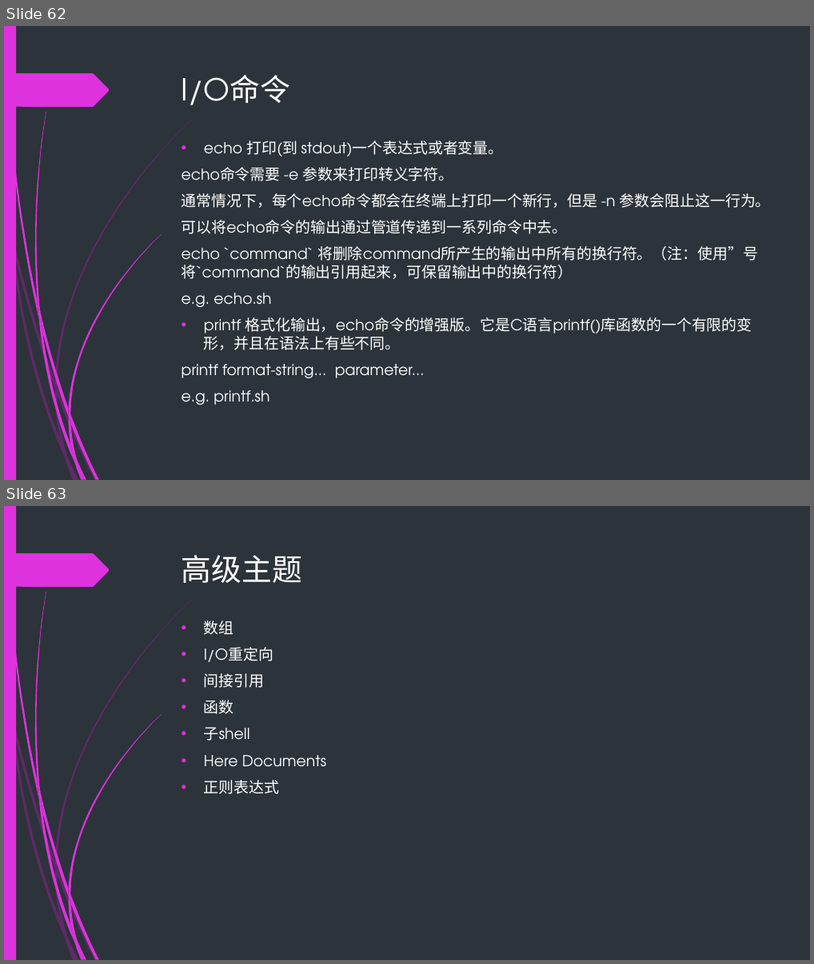
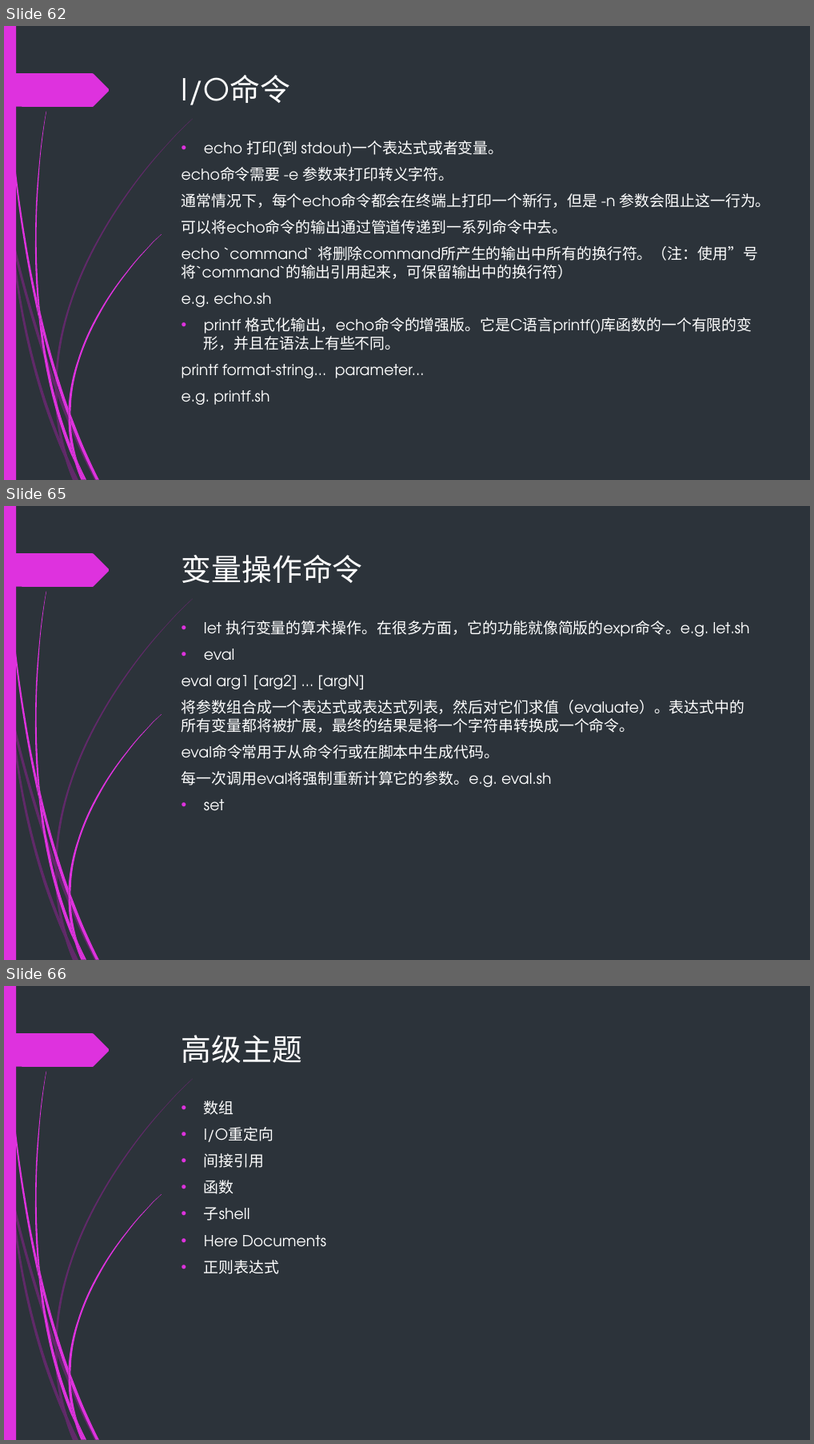
Before and after one commit to backup-ci/abs-train, a slide deck: Bash-scripting-guid.pptx. Shown one above the other, each under a label of ours: slides 62 and 63 before the commit, slides 62, 65 and 66 after it; the slides between them are not shown. The pictures are 814x964 and 814x1444 pixels, drawn with LibreOffice and Linux fonts; fonts in the diff are those of the drawing. Boxes give left, top, right and bottom in pixels: in the first picture for what was removed or moved away, otherwise in the second. Text is boxed around its words. In the diff, an @@ line names an element or a change of style, - is before the commit and + after.

```diff
--- a/Bash-scripting-guid.pptx
+++ b/Bash-scripting-guid.pptx
@@ slide 65 added at (x1=4, y1=506, x2=810, y2=960), background #2C333A; not listed: 24 template elements that a slide beside it also shows @@
@@ title added at (x1=182, y1=555, x2=363, y2=583), 36 pt, text #FFFFFF @@
+变量操作命令
@@ text added at (x1=182, y1=620, x2=750, y2=811), 18 pt, text #FFFFFF @@
+• let 执行变量的算术操作。在很多方面，它的功能就像简版的expr命令。e.g. let.sh
+• eval
+eval arg1 [arg2] ... [argN]
+将参数组合成一个表达式或表达式列表，然后对它们求值（evaluate）。表达式中的所有变量都将被扩展，最终的结果是将一个字符串转换成一个命令。
+eval命令常用于从命令行或在脚本中生成代码。
+每一次调用eval将强制重新计算它的参数。e.g. eval.sh
+• set
@@ what was slide 63 is now slide 66 @@
```
Also in this commit, not shown: 1 slide changed, 2 other slides added, 7 other files.
